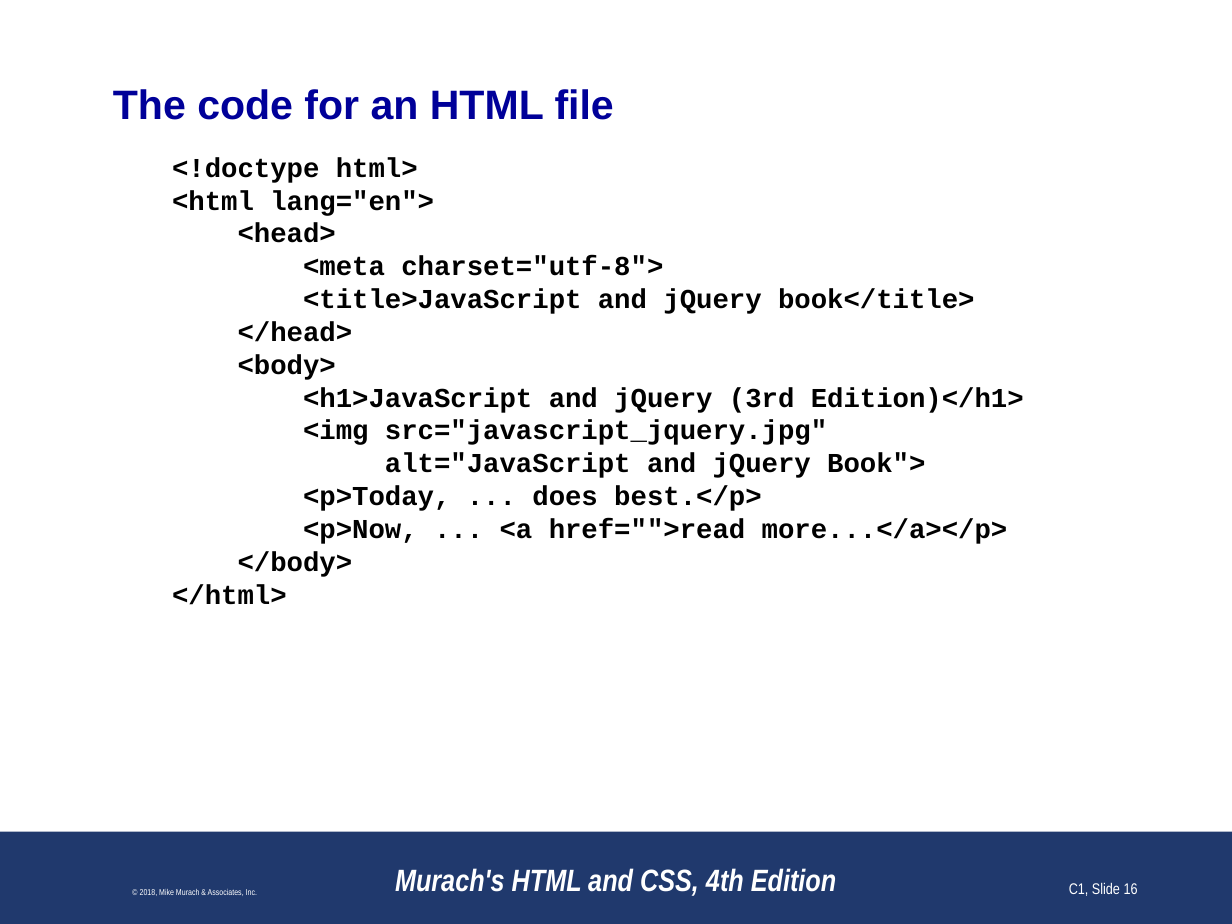
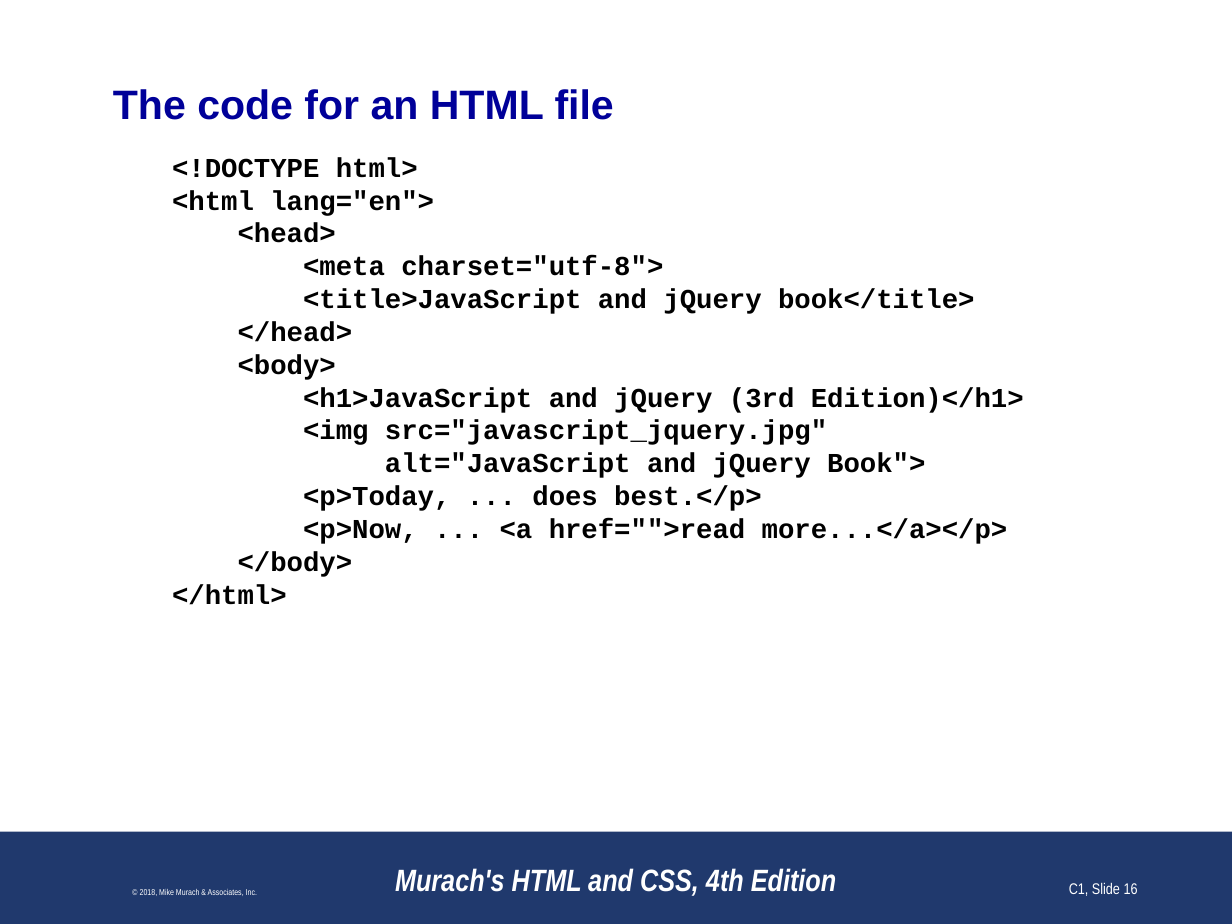
Before and after one commit to paulsmithkc/awd1000_base_lab_and_homework, a slide deck: slide 16 of murach_html_4e/slides/Chapter 1 slides (Revised).pptx. Drawn at 1232x924 pixels with LibreOffice and Linux fonts; fonts in the diff are those of the drawing; background and template pictures are left out. Boxes give left, top, right and bottom in pixels: in the first picture for what was removed or moved away, otherwise in the second. Text is boxed around its words. In the diff, an @@ line names an element or a change of style, - is before the commit and + after.

Commit message:
Making DOCTYPE tag uppercase

```diff
--- a/murach_html_4e/slides/Chapter 1 slides (Revised).pptx
+++ b/murach_html_4e/slides/Chapter 1 slides (Revised).pptx
@@ text at bbox=[172, 157, 418, 178]: text changed @@
-<!doctype html>
+<!DOCTYPE html>
```
